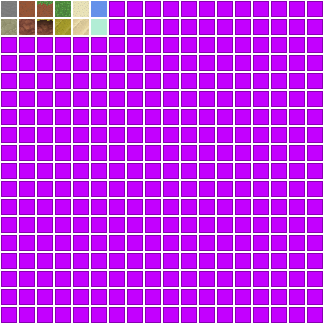
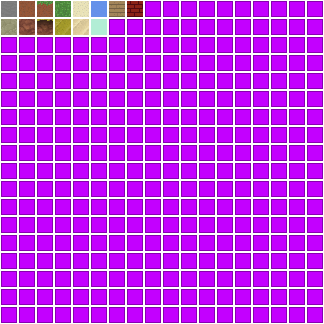
Comparing the layer stacks of the two 324 × 324 images. Changes:
painted on "Background" over <box>19,0,143,17</box>
